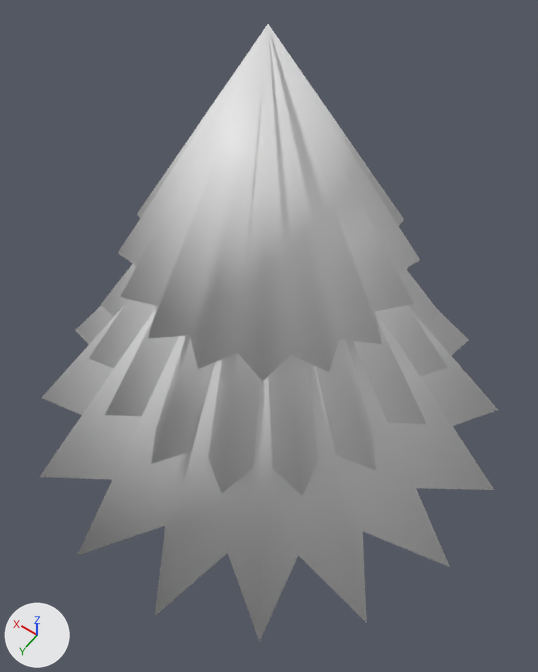
Two versions of the Blender file 01-Models/Tanne.blend, one commit apart.
One viewpoint serves both versions: a 50 mm camera at (-2.47, 3.45, 7.31) aimed at (-0.13, 0.18, 2.16). The lights are fixed; the arrows at lower left show +X, +Y and +Z. Materials are left out; every surface is plain grey.
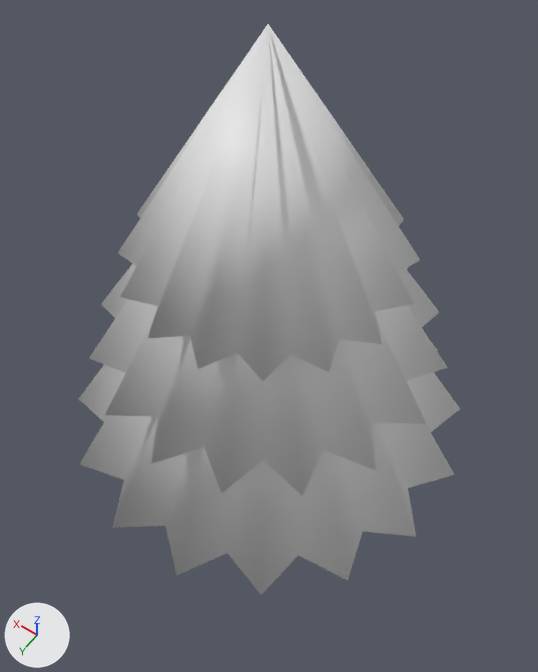
Changed parts and their boxes [x1, y1, x2, y2] in the pictures (538 x 672 px):
'Cone.002', reshaped
    before: [40, 305, 498, 642]
    after: [79, 342, 460, 595]

Patch to the scene script:
```diff
--- a/01-Models/Tanne.blend.py
+++ b/01-Models/Tanne.blend.py
@@ me_cone_004 @@
 me_cone_004.from_pydata(...)  # 33 vertices, 33 faces; spans x -1.42..1.42, y -1.42..1.42, z -1.0..1.0
 # used by ob_cone_002; location = (0.0, 0.0, 2.38); scale = (1.65, 1.65, 1.65)
-me_cone_004.vertices[1].co = (0.28, 1.42, -1.0)  # pixel (76, 555)
-me_cone_004.vertices[3].co = (0.8, 1.2, -1.0)  # pixel (39, 477)
-me_cone_004.vertices[5].co = (1.2, 0.8, -1.0)  # pixel (41, 397)
-me_cone_004.vertices[7].co = (1.42, 0.28, -1.0)  # pixel (74, 330)
-me_cone_004.vertices[10].co = (1.42, -0.28, -1.0)
-me_cone_004.vertices[12].co = (1.2, -0.8, -1.0)
-me_cone_004.vertices[14].co = (0.8, -1.2, -1.0)
-me_cone_004.vertices[16].co = (0.28, -1.42, -1.0)
-me_cone_004.vertices[18].co = (-0.28, -1.42, -1.0)
-me_cone_004.vertices[20].co = (-0.8, -1.2, -1.0)  # pixel (469, 339)
-me_cone_004.vertices[22].co = (-1.2, -0.8, -1.0)  # pixel (498, 409)
-me_cone_004.vertices[24].co = (-1.42, -0.28, -1.0)  # pixel (494, 489)
-me_cone_004.vertices[26].co = (-1.42, 0.28, -1.0)  # pixel (450, 566)
-me_cone_004.vertices[28].co = (-1.2, 0.8, -1.0)  # pixel (366, 623)
-me_cone_004.vertices[30].co = (-0.8, 1.2, -1.0)  # pixel (259, 641)
-me_cone_004.vertices[32].co = (-0.28, 1.42, -1.0)  # pixel (154, 616)
+# me_cone_004 part 1
+me_cone_004.vertices[1].co = (0.24, 1.18, -1.0)  # pixel (112, 527)
+me_cone_004.vertices[3].co = (0.67, 1.0, -1.0)  # pixel (79, 464)
+me_cone_004.vertices[5].co = (1.0, 0.67, -1.0)  # pixel (78, 398)
+me_cone_004.vertices[7].co = (1.18, 0.24, -1.0)
+me_cone_004.vertices[10].co = (1.18, -0.24, -1.0)
+me_cone_004.vertices[12].co = (1.0, -0.67, -1.0)
+me_cone_004.vertices[14].co = (0.67, -1.0, -1.0)
+me_cone_004.vertices[16].co = (0.24, -1.18, -1.0)
+me_cone_004.vertices[18].co = (-0.24, -1.18, -1.0)
+me_cone_004.vertices[20].co = (-0.67, -1.0, -1.0)  # pixel (437, 349)
+me_cone_004.vertices[22].co = (-1.0, -0.67, -1.0)  # pixel (460, 408)
+me_cone_004.vertices[24].co = (-1.18, -0.24, -1.0)  # pixel (454, 474)
+me_cone_004.vertices[26].co = (-1.18, 0.24, -1.0)  # pixel (416, 536)
+me_cone_004.vertices[28].co = (-1.0, 0.67, -1.0)  # pixel (347, 580)
+me_cone_004.vertices[30].co = (-0.67, 1.0, -1.0)  # pixel (261, 595)
+me_cone_004.vertices[32].co = (-0.24, 1.18, -1.0)  # pixel (176, 575)
```
